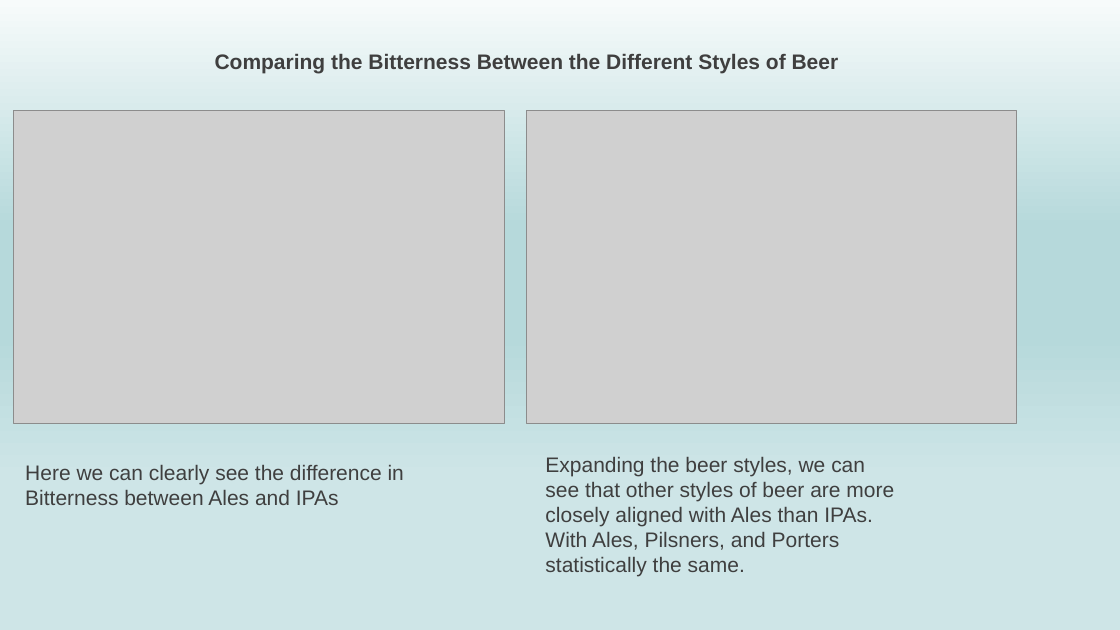
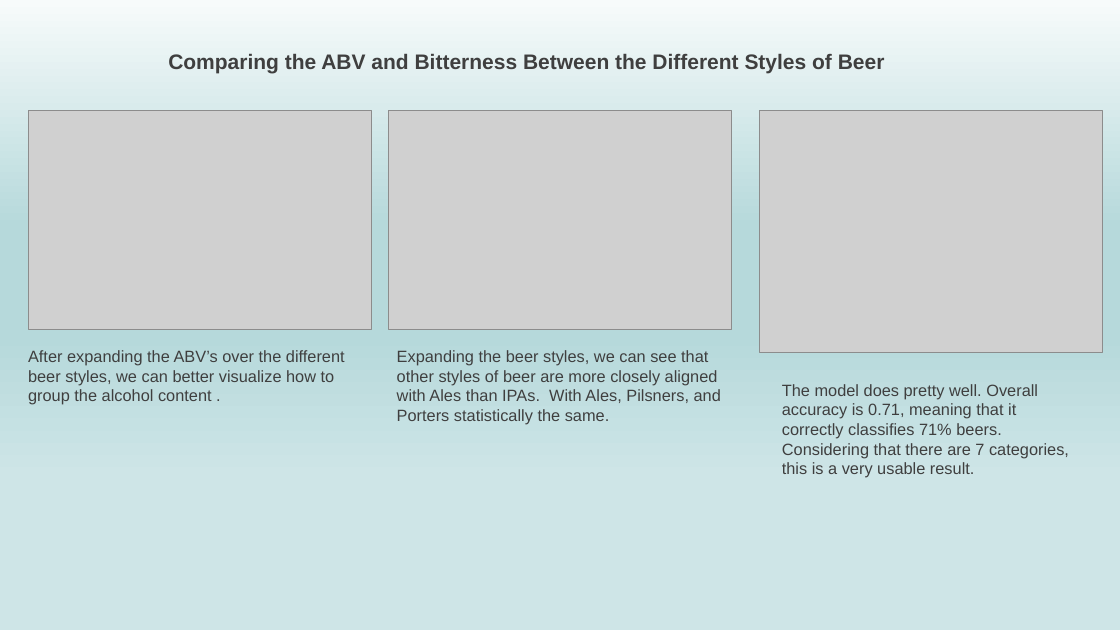
Before and after one commit to NickSager/MSDS_6306_Project1, a slide deck: slide 12 of Group4_CaseStudy1.pptx. Drawn at 1120x630 pixels with LibreOffice and Linux fonts; fonts in the diff are those of the drawing; grey boxes stand for pictures. Boxes give left, top, right and bottom in pixels: in the first picture for what was removed or moved away, otherwise in the second. Text is boxed around its words. In the diff, an @@ line names an element or a change of style, - is before the commit and + after.

```diff
--- a/Group4_CaseStudy1.pptx
+++ b/Group4_CaseStudy1.pptx
@@ text at [168, 54, 885, 73]: text changed @@
-Comparing the Bitterness Between the Different Styles of Beer
+Comparing the ABV and Bitterness Between the Different Styles of Beer
@@ picture removed at [13, 110, 504, 423] @@
@@ picture added at [29, 110, 371, 329] @@
@@ picture: place and size @@
-picture at [526, 110, 1017, 423]
+picture at [388, 110, 731, 329]
@@ picture added at [760, 110, 1102, 352] @@
@@ text added at [28, 350, 345, 405], 14 pt, text #3F3F3F @@
+After expanding the ABV’s over the different beer styles, we can better visualize how to group the alcohol content .
@@ text "Expanding the beer styles, we ...": place and size @@
-text "Expanding the beer styles, we ..." at [545, 457, 894, 577]
+text "Expanding the beer styles, we ..." at [397, 350, 721, 425]
@@ text "Expanding the beer styles, we ..." at [397, 350, 721, 425]: size 18 to 14 pt @@
@@ text added at [782, 384, 1069, 478], 14 pt, text #3F3F3F @@
+The model does pretty well. Overall accuracy is 0.71, meaning that it correctly classifies 71% beers. Considering that there are 7 categories, this is a very usable result.
@@ text removed at [25, 465, 404, 505] @@
-Here we can clearly see the difference in
-Bitterness between Ales and IPAs
```
Also in this commit, not shown: 1 other slide changed, 1 other file.
